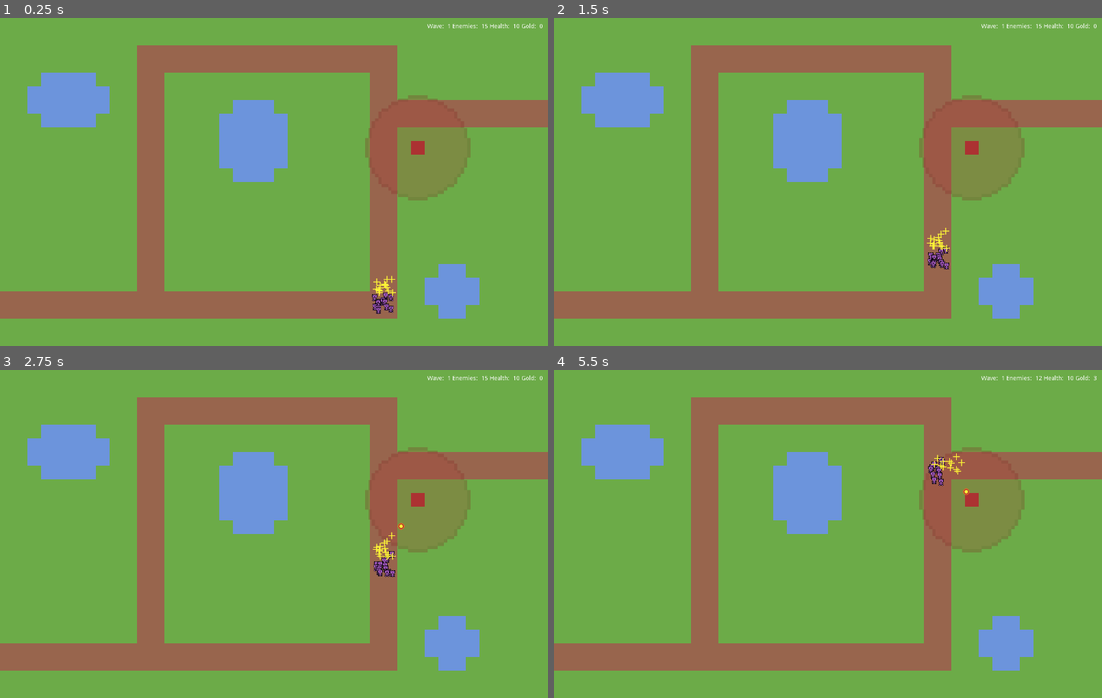
Above: before the commit, frames 1-4 (two rows, left to right).
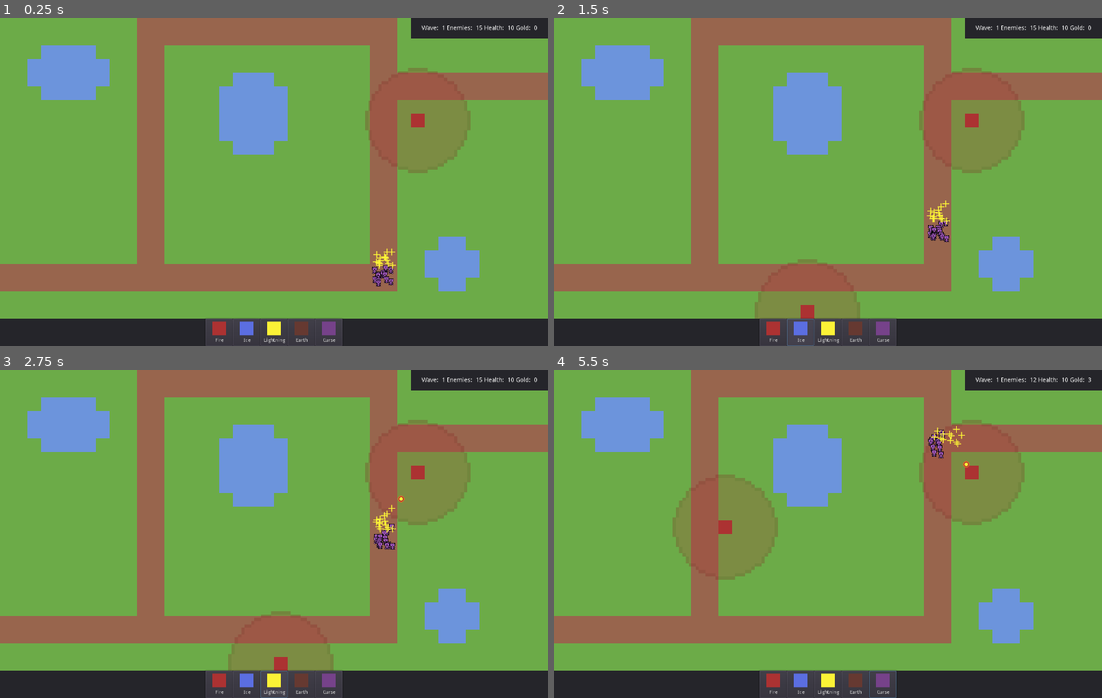
Above: after the commit, the same moments.

Repository: ivocoumans/godotwildjam72
Game: Godot game, scene res://screens/GameplayScreen.tscn
The game is run twice, just before and just after one commit, with the same random seed, the same clock (stepped at 60 frames per second) and the same inputs.
Inputs (mouse positions are in pixels of both pictures, inside the frame that each line leads up to):
- Up to frame 1 (0.25 s): no input
- Up to frame 2 (1.5 s): click (773, 332) at 0.5 s, where only the run after the commit has a clickable "Fire"; click (800, 332) at 1.25 s, where only the run after the commit has a clickable "Ice"
- Up to frame 3 (2.75 s): click (274, 684) at 2 s, where only the run after the commit has a clickable "Lightning"
- Up to frame 4 (5.5 s): click (855, 684) at 2.75 s, where only the run after the commit has a clickable "Earth"; click (882, 684) at 3.5 s, where only the run after the commit has a clickable "Curse"; tap Enter (ui_accept) at 4.25, 4.52, 4.55, 4.82, 5.1, 5.27 s; move the mouse to (948, 517) at 4.27 s; hold Right (ui_right) 4.28-5.03 s; hold Space (ui_select) 4.28-5.03 s; move the mouse to (718, 550) at 5.02 s; hold Down (ui_down) from 5.03 s (still down); tap Space (ui_select) at 5.3 s

The runs differ from the first frame. In frame 1, 41% of the frame differs, in the area x 0-100%, y 0-100%; in frame 2, 41%; in frame 3, 41%; in frame 4, 44%.

Commit message:
650: build UI

Diff:
--- a/common/event_bus.gd
+++ b/common/event_bus.gd
@@ -4,15 +4,20 @@
 signal tower_fired(position, destination, amount)
 signal base_hit(damage)
 signal enemy_killed(gold)
+signal build_mode(tower)
 
 
-func emit_tower_fired(position: Vector2, destination: Vector2, amount: int = 1):
+func emit_tower_fired(position: Vector2, destination: Vector2, amount: int = 1) -> void:
 	emit_signal("tower_fired", position, destination, amount)
 
 
-func emit_base_hit(damage: float):
+func emit_base_hit(damage: float) -> void:
 	emit_signal("base_hit", damage)
 
 
-func emit_enemy_killed(gold: float):
+func emit_enemy_killed(gold: float) -> void:
 	emit_signal("enemy_killed", gold)
+
+
+func emit_build_mode(tower: int) -> void:
+	emit_signal("build_mode", tower)
--- a/project.godot
+++ b/project.godot
@@ -68,6 +68,12 @@
 "events": [ Object(InputEventKey,"resource_local_to_scene":false,"resource_name":"","device":0,"alt":false,"shift":false,"control":false,"meta":false,"command":false,"pressed":false,"scancode":16777221,"physical_scancode":0,"unicode":0,"echo":false,"script":null)
 , Object(InputEventKey,"resource_local_to_scene":false,"resource_name":"","device":0,"alt":false,"shift":false,"control":false,"meta":false,"command":false,"pressed":false,"scancode":16777222,"physical_scancode":0,"unicode":0,"echo":false,"script":null)
 , Object(InputEventJoypadButton,"resource_local_to_scene":false,"resource_name":"","device":0,"button_index":0,"pressure":0.0,"pressed":false,"script":null)
+ ]
+}
+ui_select={
+"deadzone": 0.5,
+"events": [ Object(InputEventKey,"resource_local_to_scene":false,"resource_name":"","device":0,"alt":false,"shift":false,"control":false,"meta":false,"command":false,"pressed":false,"scancode":32,"physical_scancode":0,"unicode":0,"echo":false,"script":null)
+, Object(InputEventJoypadButton,"resource_local_to_scene":false,"resource_name":"","device":0,"button_index":3,"pressure":0.0,"pressed":false,"script":null)
 , Object(InputEventMouseButton,"resource_local_to_scene":false,"resource_name":"","device":-1,"alt":false,"shift":false …(203 unchanged characters)…
  ]
 }
--- a/screens/GameplayScreen.gd
+++ b/screens/GameplayScreen.gd
@@ -18,46 +18,43 @@
 onready var camera: Camera2D = $Node2D/Camera
 onready var path: Path2D = $Node2D/Path2D
 onready var enemy_spawner: Node = $Node2D/EnemySpawner
+onready var towers: Node = $Node2D/Towers
 onready var enemies: Node = $Node2D/Enemies
 onready var bullets: Node = $Node2D/Bullets
 onready var bullet_spawner: Node = $Node2D/BulletSpawner
-onready var health: Label = $CanvasLayer/UI/HBoxContainer/HealthContainer/HealthValueLabel
-onready var gold: Label = $CanvasLayer/UI/HBoxContainer/GoldContainer/GoldValueLabel
-onready var enemies_label: Label = $CanvasLayer/UI/HBoxContainer/EnemiesContainer/EnemiesValueLabel
-onready var wave: Label = $CanvasLayer/UI/HBoxContainer/WaveContainer/WaveValueLabel
 onready var placeholder: Node2D = $Node2D/BuildPlaceholder
+onready var ui: CanvasLayer = $UI
 
 
 func _ready() -> void:
 	camera.position.y = 480
-	health.text = str(_health)
-	enemies_label.text = str(_enemies)
-	wave.text = str(_wave)
+	ui.set_health(_health)
+	ui.set_gold(_gold)
+	ui.set_enemies(_enemies)
+	ui.set_wave(_wave)
 	_spawn_wave()
 	var _error = EventBus.connect("tower_fired", self, "_on_EventBus_tower_fired")
 	_error = EventBus.connect("base_hit", self, "_on_EventBus_base_hit")
 	_error = EventBus.connect("enemy_killed", self, "_on_EventBus_enemy_killed")
+	_error = EventBus.connect("build_mode", self, "_on_EventBus_build_mode")
 
 
 func _input(event) -> void:
+	if !_is_build_mode:
+		return
+
 	# toggle building mode
-	if event.is_action_pressed("ui_select"):
-		if _is_build_mode:
-			_is_build_mode = false
-			placeholder.visible = false
-			return
-		_is_build_mode = true
-		placeholder.visible = true
+	if event.is_action_pressed("ui_cancel"):
+		_is_build_mode = false
+		placeholder.visible = false
 
 	# build tower
-	elif event.is_action_pressed("ui_accept"):
-		if !_is_build_mode or placeholder.cost > _gold:
-			return
+	elif event.is_action_pressed("ui_select") and placeholder.cost <= _gold:
 		_gold -= placeholder.cost
-		gold.text = str(_gold)
+		ui.set_gold(_gold)
 		var tower = Tower.instance()
 		tower.position = placeholder.position
-		$Node2D/Towers.add_child(tower)
+		towers.add_child(tower)
 
 
 func _process(delta: float) -> void:
@@ -90,7 +87,7 @@
 	# TODO
 	_wave += 1
 	_spawn_enemies()
-	wave.text = str(_wave)
+	ui.set_wave(_wave)
 
 
 func _spawn_enemies() -> void:
@@ -100,7 +97,7 @@
 		path.add_child(enemy_path_follow.enemy_lead_path_follow)
 		enemies.add_child(enemy_path_follow.enemy)
 		_enemies += 1
-	enemies_label.text = str(_enemies)
+	ui.set_enemies(_enemies)
 
 
 func _on_EventBus_tower_fired(position: Vector2, destination: Vector2, amount: int = 1) -> void:
@@ -120,8 +117,8 @@
 		_enemies = 0
 		# TODO: wave cleared
 		print("Wave cleared")
-	health.text = str(_health)
-	enemies_label.text = str(_enemies)
+	ui.set_health(_health)
+	ui.set_enemies(_enemies)
 
 
 func _on_EventBus_enemy_killed(add_gold: float) -> void:
@@ -131,5 +128,11 @@
 		_enemies = 0
 		# TODO: wave cleared
 		print("Wave cleared")
-	enemies_label.text = str(_enemies)
-	gold.text = str(_gold)
+	ui.set_gold(_gold)
+	ui.set_enemies(_enemies)
+
+
+func _on_EventBus_build_mode(_tower: int) -> void:
+	_is_build_mode = true
+	placeholder.visible = true
+	# TODO: handle different towers
--- a/screens/GameplayScreen.tscn
+++ b/screens/GameplayScreen.tscn
@@ -6,6 +6,7 @@
 [ext_resource path="res://screens/GameplayScreen.gd" type="Script" id=4]
 [ext_resource path="res://objects/Camera.tscn" type="PackedScene" id=5]
 [ext_resource path="res://objects/BulletSpawner.tscn" type="PackedScene" id=6]
+[ext_resource path="res://ui/UI.tscn" type="PackedScene" id=7]
 
 [sub_resource type="Curve2D" id=1]
 _data = {
@@ -15,93 +16,13 @@
 [node name="GameplayScreen" type="Node"]
 script = ExtResource( 4 )
 
-[node name="CanvasLayer" type="CanvasLayer" parent="."]
-
-[node name="UI" type="Control" parent="CanvasLayer"]
-anchor_right = 1.0
-anchor_bottom = 1.0
-
-[node name="HBoxContainer" type="HBoxContainer" parent="CanvasLayer/UI"]
-anchor_left = 1.0
-anchor_right = 1.0
-margin_left = -282.0
-margin_bottom = 40.0
-
-[node name="WaveContainer" type="HBoxContainer" parent="CanvasLayer/UI/HBoxContainer"]
-margin_right = 55.0
-margin_bottom = 40.0
-
-[node name="WaveLabel" type="Label" parent="CanvasLayer/UI/HBoxContainer/WaveContainer"]
-margin_top = 13.0
-margin_right = 43.0
-margin_bottom = 27.0
-text = "Wave: "
-
-[node name="WaveValueLabel" type="Label" parent="CanvasLayer/UI/HBoxContainer/WaveContainer"]
-margin_left = 47.0
-margin_top = 13.0
-margin_right = 55.0
-margin_bottom = 27.0
-text = "1"
-
-[node name="EnemiesContainer" type="HBoxContainer" parent="CanvasLayer/UI/HBoxContainer"]
-margin_left = 59.0
-margin_right = 134.0
-margin_bottom = 40.0
-
-[node name="EnemiesLabel" type="Label" parent="CanvasLayer/UI/HBoxContainer/EnemiesContainer"]
-margin_top = 13.0
-margin_right = 63.0
-margin_bottom = 27.0
-text = "Enemies: "
-
-[node name="EnemiesValueLabel" type="Label" parent="CanvasLayer/UI/HBoxContainer/EnemiesContainer"]
-margin_left = 67.0
-margin_top = 13.0
-margin_right = 75.0
-margin_bottom = 27.0
-text = "0"
-
-[node name="HealthContainer" type="HBoxContainer" parent="CanvasLayer/UI/HBoxContainer"]
-margin_left = 138.0
-margin_right = 208.0
-margin_bottom = 40.0
-
-[node name="HealthLabel" type="Label" parent="CanvasLayer/UI/HBoxContainer/HealthContainer"]
-margin_top = 13.0
-margin_right = 50.0
-margin_bottom = 27.0
-text = "Health: "
-
-[node name="HealthValueLabel" type="Label" parent="CanvasLayer/UI/HBoxContainer/HealthContainer"]
-margin_left = 54.0
-margin_top = 13.0
-margin_right = 70.0
-margin_bottom = 27.0
-text = "10"
-
-[node name="GoldContainer" type="HBoxContainer" parent="CanvasLayer/UI/HBoxContainer"]
-margin_left = 212.0
-margin_right = 262.0
-margin_bottom = 40.0
-
-[node name="GoldLabel" type="Label" parent="CanvasLayer/UI/HBoxContainer/GoldContainer"]
-margin_top = 13.0
-margin_right = 38.0
-margin_bottom = 27.0
-text = "Gold: "
-
-[node name="GoldValueLabel" type="Label" parent="CanvasLayer/UI/HBoxContainer/GoldContainer"]
-margin_left = 42.0
-margin_top = 13.0
-margin_right = 50.0
-margin_bottom = 27.0
-text = "0"
+[node name="UI" parent="." instance=ExtResource( 7 )]
 
 [node name="Node2D" type="Node2D" parent="."]
 
 [node name="Camera" parent="Node2D" instance=ExtResource( 5 )]
 current = true
+limit_bottom = 832
 
 [node name="Terrain" type="TileMap" parent="Node2D"]
 tile_set = ExtResource( 2 )
--- /dev/null
+++ b/ui/UI.gd
@@ -0,0 +1,43 @@
+extends CanvasLayer
+
+
+onready var health: Label = $InfoBar/HBoxContainer/HealthContainer/HealthValueLabel
+onready var gold: Label = $InfoBar/HBoxContainer/GoldContainer/GoldValueLabel
+onready var enemies: Label = $InfoBar/HBoxContainer/EnemiesContainer/EnemiesValueLabel
+onready var wave: Label = $InfoBar/HBoxContainer/WaveContainer/WaveValueLabel
+
+
+func set_health(new_health: float) -> void:
+	health.text = str(new_health)
+
+
+func set_gold(new_gold: float) -> void:
+	gold.text = str(new_gold)
+
+
+func set_enemies(new_enemies: float) -> void:
+	enemies.text = str(new_enemies)
+
+
+func set_wave(new_wave: float) -> void:
+	wave.text = str(new_wave)
+
+
+func _on_Fire_pressed():
+	EventBus.emit_build_mode(0)
+
+
+func _on_Ice_pressed():
+	EventBus.emit_build_mode(1)
+
+
+func _on_Lightning_pressed():
+	EventBus.emit_build_mode(2)
+
+
+func _on_Earth_pressed():
+	EventBus.emit_build_mode(3)
+
+
+func _on_Curse_pressed():
+	EventBus.emit_build_mode(4)
--- /dev/null
+++ b/ui/UI.tscn
@@ -0,0 +1,238 @@
+[gd_scene load_steps=7 format=2]
+
+[ext_resource path="res://ui/UI.gd" type="Script" id=1]
+[ext_resource path="res://assets/tower1.png" type="Texture" id=2]
+[ext_resource path="res://assets/tower5.png" type="Texture" id=3]
+[ext_resource path="res://assets/tower4.png" type="Texture" id=4]
+[ext_resource path="res://assets/tower2.png" type="Texture" id=5]
+[ext_resource path="res://assets/tower3.png" type="Texture" id=6]
+
+[node name="UI" type="CanvasLayer"]
+script = ExtResource( 1 )
+
+[node name="InfoBar" type="Control" parent="."]
+anchor_left = 1.0
+anchor_right = 1.0
+margin_left = -320.0
+margin_bottom = 48.0
+
+[node name="Panel" type="Panel" parent="InfoBar"]
+anchor_right = 1.0
+anchor_bottom = 1.0
+
+[node name="HBoxContainer" type="HBoxContainer" parent="InfoBar"]
+anchor_right = 1.0
+anchor_bottom = 1.0
+alignment = 1
+
+[node name="WaveContainer" type="HBoxContainer" parent="InfoBar/HBoxContainer"]
+margin_left = 29.0
+margin_right = 84.0
+margin_bottom = 48.0
+
+[node name="WaveLabel" type="Label" parent="InfoBar/HBoxContainer/WaveContainer"]
+margin_top = 17.0
+margin_right = 43.0
+margin_bottom = 31.0
+text = "Wave: "
+
+[node name="WaveValueLabel" type="Label" parent="InfoBar/HBoxContainer/WaveContainer"]
+margin_left = 47.0
+margin_top = 17.0
+margin_right = 55.0
+margin_bottom = 31.0
+text = "1"
+
+[node name="EnemiesContainer" type="HBoxContainer" parent="InfoBar/HBoxContainer"]
+margin_left = 88.0
+margin_right = 163.0
+margin_bottom = 48.0
+
+[node name="EnemiesLabel" type="Label" parent="InfoBar/HBoxContainer/EnemiesContainer"]
+margin_top = 17.0
+margin_right = 63.0
+margin_bottom = 31.0
+text = "Enemies: "
+
+[node name="EnemiesValueLabel" type="Label" parent="InfoBar/HBoxContainer/EnemiesContainer"]
+margin_left = 67.0
+margin_top = 17.0
+margin_right = 75.0
+margin_bottom = 31.0
+text = "0"
+
+[node name="HealthContainer" type="HBoxContainer" parent="InfoBar/HBoxContainer"]
+margin_left = 167.0
+margin_right = 237.0
+margin_bottom = 48.0
+
+[node name="HealthLabel" type="Label" parent="InfoBar/HBoxContainer/HealthContainer"]
+margin_top = 17.0
+margin_right = 50.0
+margin_bottom = 31.0
+text = "Health: "
+
+[node name="HealthValueLabel" type="Label" parent="InfoBar/HBoxContainer/HealthContainer"]
+margin_left = 54.0
+margin_top = 17.0
+margin_right = 70.0
+margin_bottom = 31.0
+text = "10"
+
+[node name="GoldContainer" type="HBoxContainer" parent="InfoBar/HBoxContainer"]
+margin_left = 241.0
+margin_right = 291.0
+margin_bottom = 48.0
+
+[node name="GoldLabel" type="Label" parent="InfoBar/HBoxContainer/GoldContainer"]
+margin_top = 17.0
+margin_right = 38.0
+margin_bottom = 31.0
+text = "Gold: "
+
+[node name="GoldValueLabel" type="Label" parent="InfoBar/HBoxContainer/GoldContainer"]
+margin_left = 42.0
+margin_top = 17.0
+margin_right = 50.0
+margin_bottom = 31.0
+text = "0"
+
+[node name="BuildBar" type="Control" parent="."]
+margin_top = 704.0
+margin_right = 1280.0
+margin_bottom = 768.0
+
+[node name="Panel" type="Panel" parent="BuildBar"]
+anchor_right = 1.0
+anchor_bottom = 1.0
+
+[node name="Fire" type="Button" parent="BuildBar"]
+margin_left = 480.0
+margin_right = 544.0
+margin_bottom = 64.0
+
+[node name="TextureRect" type="TextureRect" parent="BuildBar/Fire"]
+anchor_right = 1.0
+margin_top = 7.0
+margin_bottom = 39.0
+texture = ExtResource( 2 )
+stretch_mode = 4
+
+[node name="Label" type="Label" parent="BuildBar/Fire"]
+anchor_left = 0.5
+anchor_top = 1.0
+anchor_right = 0.5
+anchor_bottom = 1.0
+margin_left = -33.0
+margin_top = -19.0
+margin_right = 48.0
+margin_bottom = -5.0
+rect_scale = Vector2( 0.85, 0.85 )
+text = "Fire"
+align = 1
+
+[node name="Ice" type="Button" parent="BuildBar"]
+margin_left = 544.0
+margin_right = 608.0
+margin_bottom = 64.0
+
+[node name="TextureRect" type="TextureRect" parent="BuildBar/Ice"]
+anchor_right = 1.0
+margin_top = 7.0
+margin_bottom = 39.0
+texture = ExtResource( 5 )
+stretch_mode = 4
+
+[node name="Label" type="Label" parent="BuildBar/Ice"]
+anchor_left = 0.5
+anchor_top = 1.0
+anchor_right = 0.5
+anchor_bottom = 1.0
+margin_left = -33.0
+margin_top = -19.0
+margin_right = 48.0
+margin_bottom = -5.0
+rect_scale = Vector2( 0.85, 0.85 )
+text = "Ice"
+align = 1
+
+[node name="Lightning" type="Button" parent="BuildBar"]
+margin_left = 608.0
+margin_right = 672.0
+margin_bottom = 64.0
+
+[node name="TextureRect" type="TextureRect" parent="BuildBar/Lightning"]
+anchor_right = 1.0
+margin_top = 7.0
+margin_bottom = 39.0
+texture = ExtResource( 6 )
+stretch_mode = 4
+
+[node name="Label" type="Label" parent="BuildBar/Lightning"]
+anchor_left = 0.5
+anchor_top = 1.0
+anchor_right = 0.5
+anchor_bottom = 1.0
+margin_left = -33.0
+margin_top = -19.0
+margin_right = 48.0
+margin_bottom = -5.0
+rect_scale = Vector2( 0.85, 0.85 )
+text = "Lightning"
+align = 1
+
+[node name="Earth" type="Button" parent="BuildBar"]
+margin_left = 672.0
+margin_right = 736.0
+margin_bottom = 64.0
+
+[node name="TextureRect" type="TextureRect" parent="BuildBar/Earth"]
+anchor_right = 1.0
+margin_top = 7.0
+margin_bottom = 39.0
+texture = ExtResource( 4 )
+stretch_mode = 4
+
+[node name="Label" type="Label" parent="BuildBar/Earth"]
+anchor_left = 0.5
+anchor_top = 1.0
+anchor_right = 0.5
+anchor_bottom = 1.0
+margin_left = -33.0
+margin_top = -19.0
+margin_right = 48.0
+margin_bottom = -5.0
+rect_scale = Vector2( 0.85, 0.85 )
+text = "Earth"
+align = 1
+
+[node name="Curse" type="Button" parent="BuildBar"]
+margin_left = 736.0
+margin_right = 800.0
+margin_bottom = 64.0
+
+[node name="TextureRect" type="TextureRect" parent="BuildBar/Curse"]
+anchor_right = 1.0
+margin_top = 7.0
+margin_bottom = 39.0
+texture = ExtResource( 3 )
+stretch_mode = 4
+
+[node name="Label" type="Label" parent="BuildBar/Curse"]
+anchor_left = 0.5
+anchor_top = 1.0
+anchor_right = 0.5
+anchor_bottom = 1.0
+margin_left = -33.0
+margin_top = -19.0
+margin_right = 48.0
+margin_bottom = -5.0
+rect_scale = Vector2( 0.85, 0.85 )
+text = "Curse"
+align = 1
+
+[connection signal="pressed" from="BuildBar/Fire" to="." method="_on_Fire_pressed"]
+[connection signal="pressed" from="BuildBar/Ice" to="." method="_on_Ice_pressed"]
+[connection signal="pressed" from="BuildBar/Lightning" to="." method="_on_Lightning_pressed"]
+[connection signal="pressed" from="BuildBar/Earth" to="." method="_on_Earth_pressed"]
+[connection signal="pressed" from="BuildBar/Curse" to="." method="_on_Curse_pressed"]
Not shown: 1 places in screens/GameplayScreen.tscn that only renumber resources
